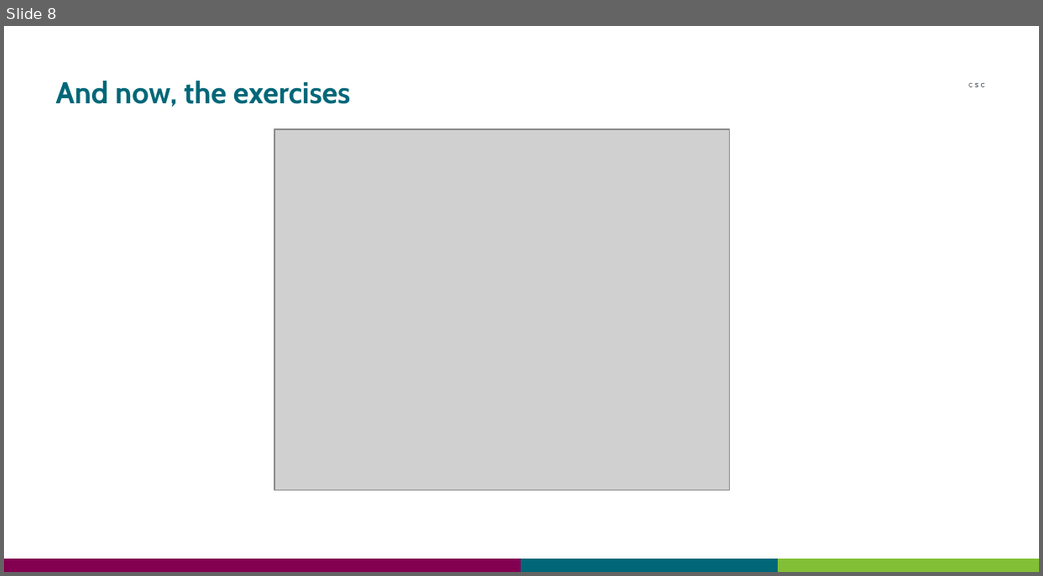
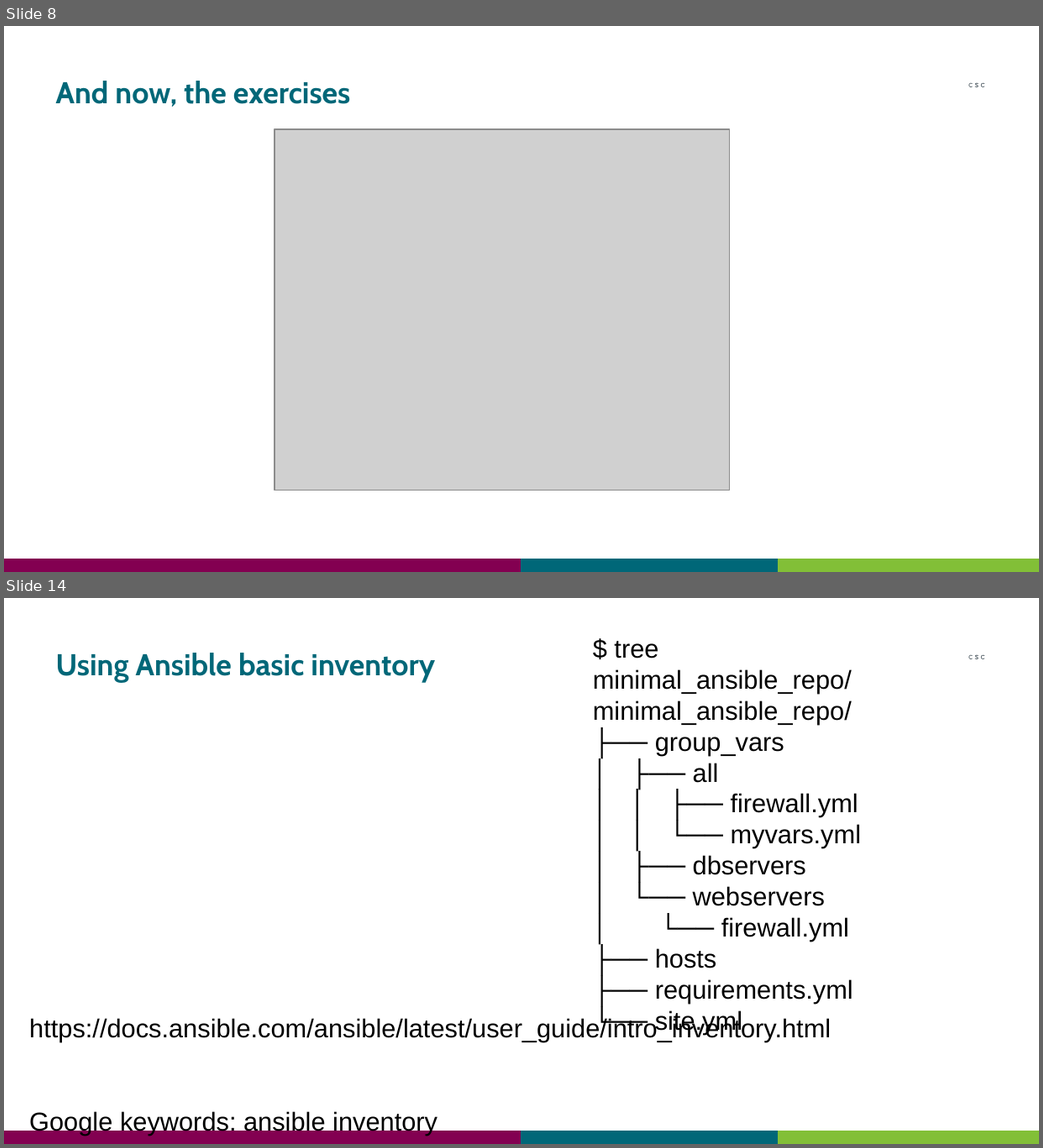
Before and after one commit to CSCfi/ansible-workshops, a slide deck: intro-workshop/Ansible_Intro_Workshop.odp. Shown one above the other, each under a label of ours: slide 8 before the commit, slides 8 and 14 after it; the slides between them are not shown. The pictures are 1043x576 and 1043x1148 pixels, drawn with LibreOffice and Linux fonts; fonts in the diff are those of the drawing; grey boxes stand for pictures. Boxes give left, top, right and bottom in pixels: in the first picture for what was removed or moved away, otherwise in the second. Text is boxed around its words. In the diff, an @@ line names an element or a change of style, - is before the commit and + after.

Commit message:
galaxy, inventory, ansible.cfg, lab environment

```diff
--- a/intro-workshop/Ansible_Intro_Workshop.odp
+++ b/intro-workshop/Ansible_Intro_Workshop.odp
@@ slide 14 added at (4, 598, 1039, 1144), background #FFFFFF; not listed: 4 template elements that a slide beside it also shows @@
@@ text added at (593, 641, 862, 1004), 18 pt, text #000000 @@
+$ tree minimal_ansible_repo/
+minimal_ansible_repo/
+├── group_vars
+│ ├── all
+│ │ ├── firewall.yml
+│ │ └── myvars.yml
+│ ├── dbservers
+│ └── webservers
+│ └── firewall.yml
+├── hosts
+├── requirements.yml
+└── site.yml
@@ title added at (56, 653, 435, 682), 21 pt, text #006778, bold @@
+Using Ansible basic inventory
@@ text added at (29, 1017, 831, 1135), 18 pt, text #000000 @@
+https://docs.ansible.com/ansible/latest/user_guide/intro_inventory.html
+Google keywords: ansible inventory
```
Also in this commit, not shown: 1 slide changed, 9 other slides added.
